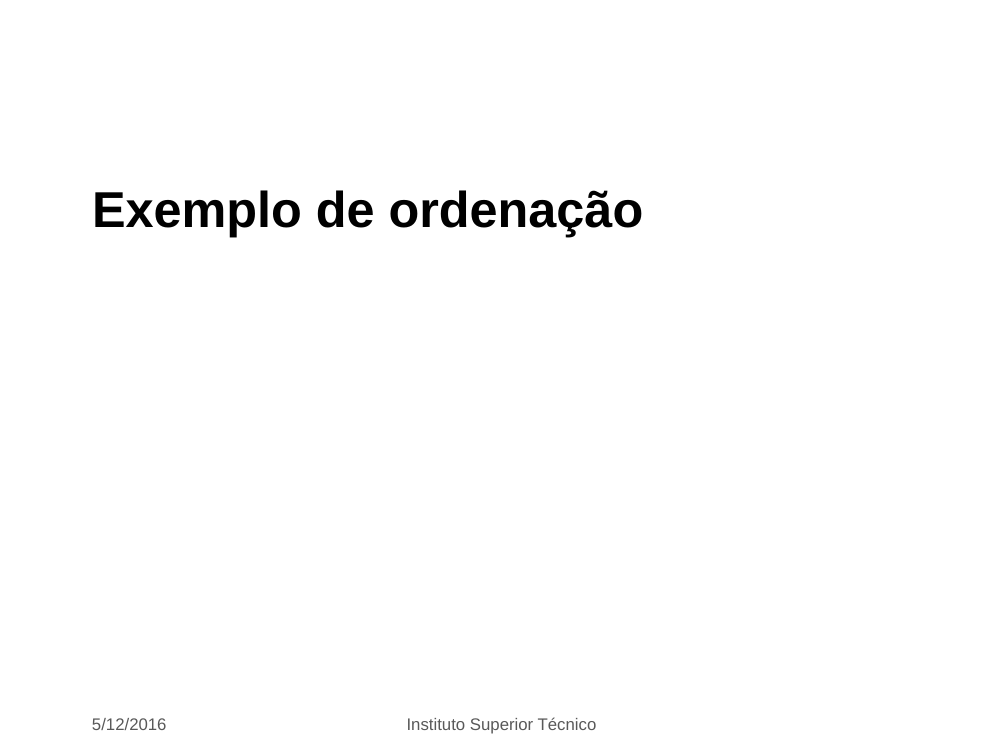
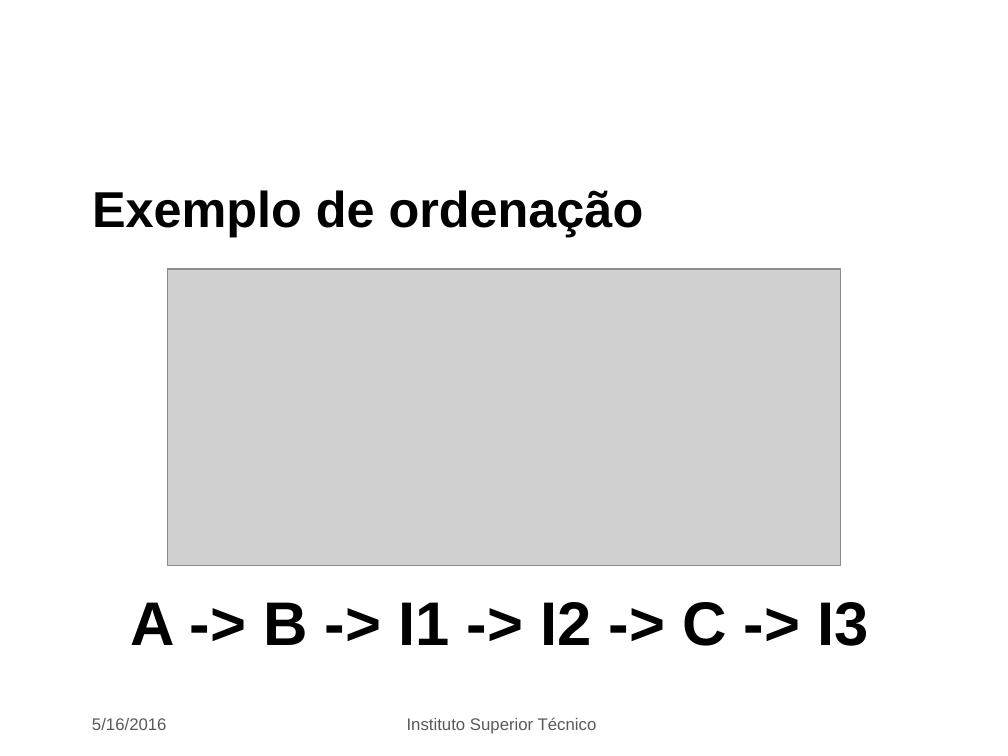
Before and after one commit to GAC27/PAva, a slide deck: slide 8 of p2.pptx. Drawn at 1008x756 pixels with LibreOffice and Linux fonts; fonts in the diff are those of the drawing; grey boxes stand for pictures; background and template pictures are left out. Boxes give left, top, right and bottom in pixels: in the first picture for what was removed or moved away, otherwise in the second. Text is boxed around its words. In the diff, an @@ line names an element or a change of style, - is before the commit and + after.

```diff
--- a/p2.pptx
+++ b/p2.pptx
@@ picture added at box(167, 269, 841, 565) @@
@@ text added at box(131, 602, 868, 646), 44 pt, text #000000, bold @@
+A -> B -> I1 -> I2 -> C -> I3
@@ text at box(92, 718, 167, 730): text changed @@
-5/12/2016
+5/16/2016
```
Also in this commit, not shown: 16 other slides changed, 3 other files.
